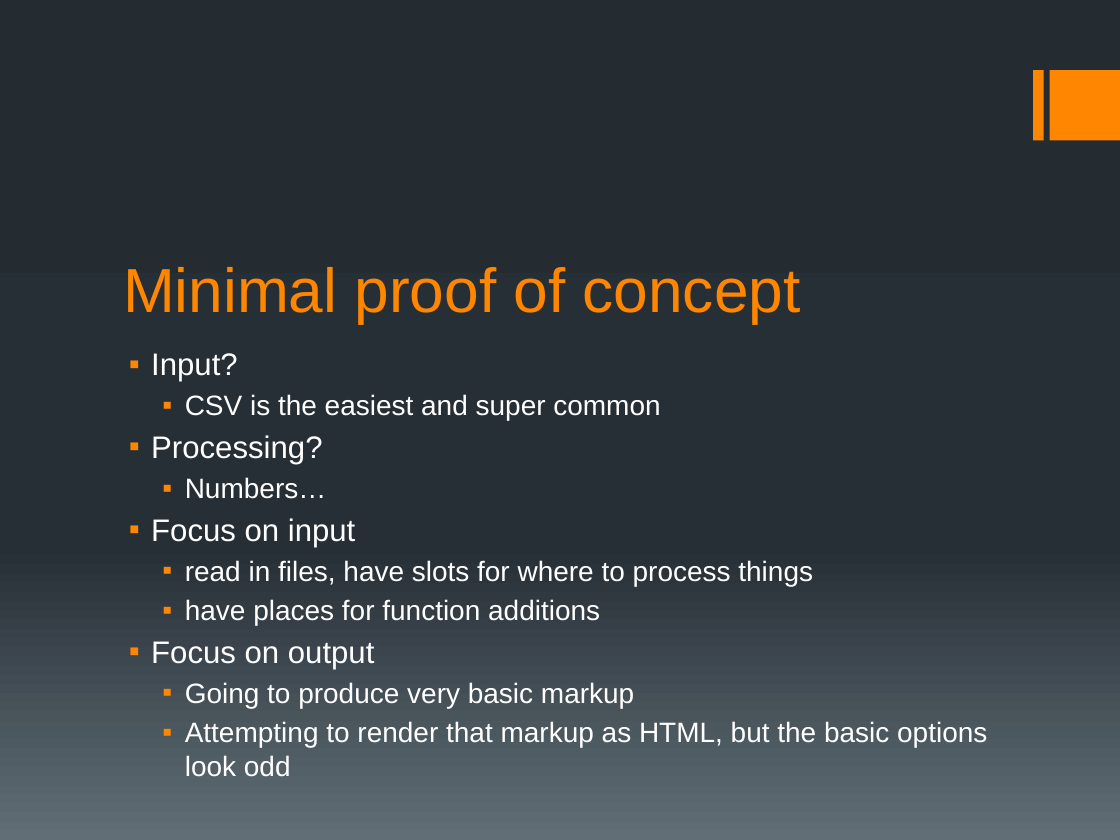
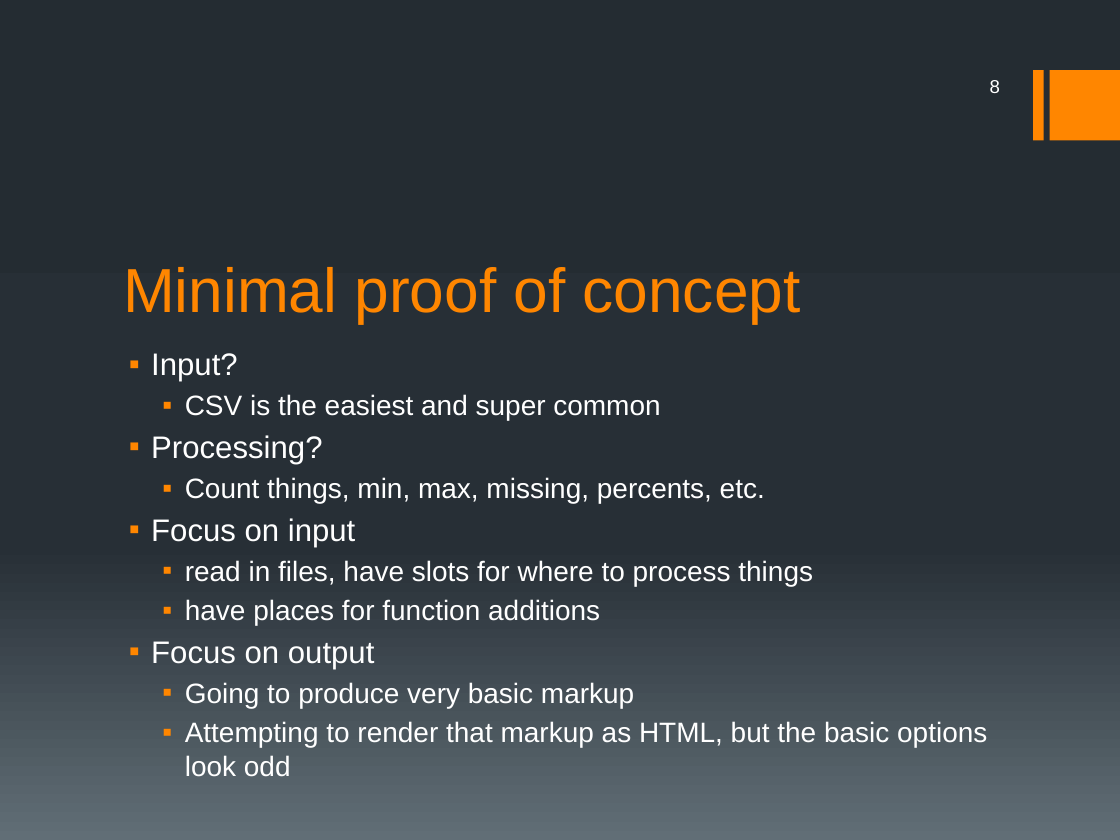
Before and after one commit to elliewix/data-profile-tool, a slide deck: slide 8 of wickes data cleaning final presentation.pptx (slide 6 before the commit). Drawn at 1120x840 pixels with LibreOffice and Linux fonts; fonts in the diff are those of the drawing. Boxes give left, top, right and bottom in pixels: in the first picture for what was removed or moved away, otherwise in the second. Text is boxed around its words. In the diff, an @@ line names an element or a change of style, - is before the commit and + after.

```diff
--- a/wickes data cleaning final presentation.pptx
+++ b/wickes data cleaning final presentation.pptx
@@ page number added at (990, 80, 1000, 93), 12 pt, text #FFFFFF @@
+8
@@ text at (185, 477, 765, 503): text changed @@
-  ▪ Numbers…
+  ▪ Count things, min, max, missing, percents, etc.
```
Also in this commit, not shown: 9 other slides changed, 2 slides added, 3 other files.
